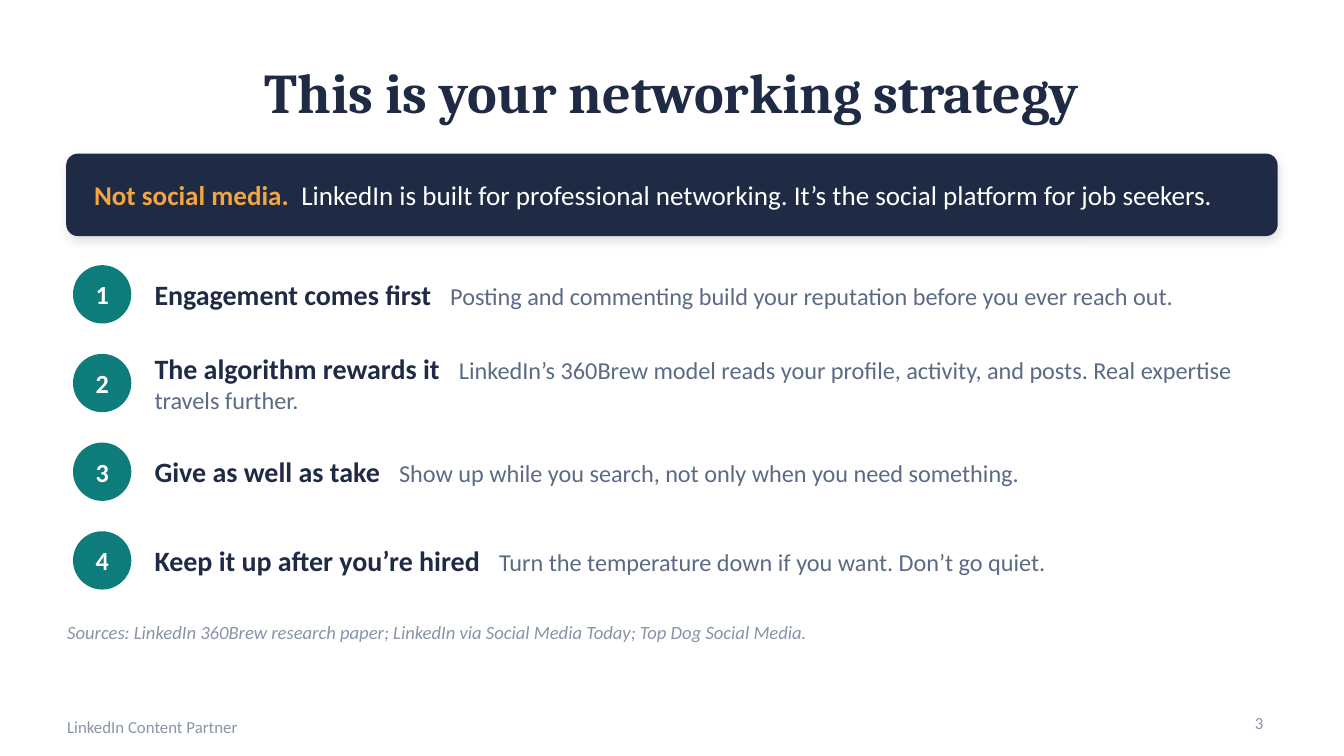
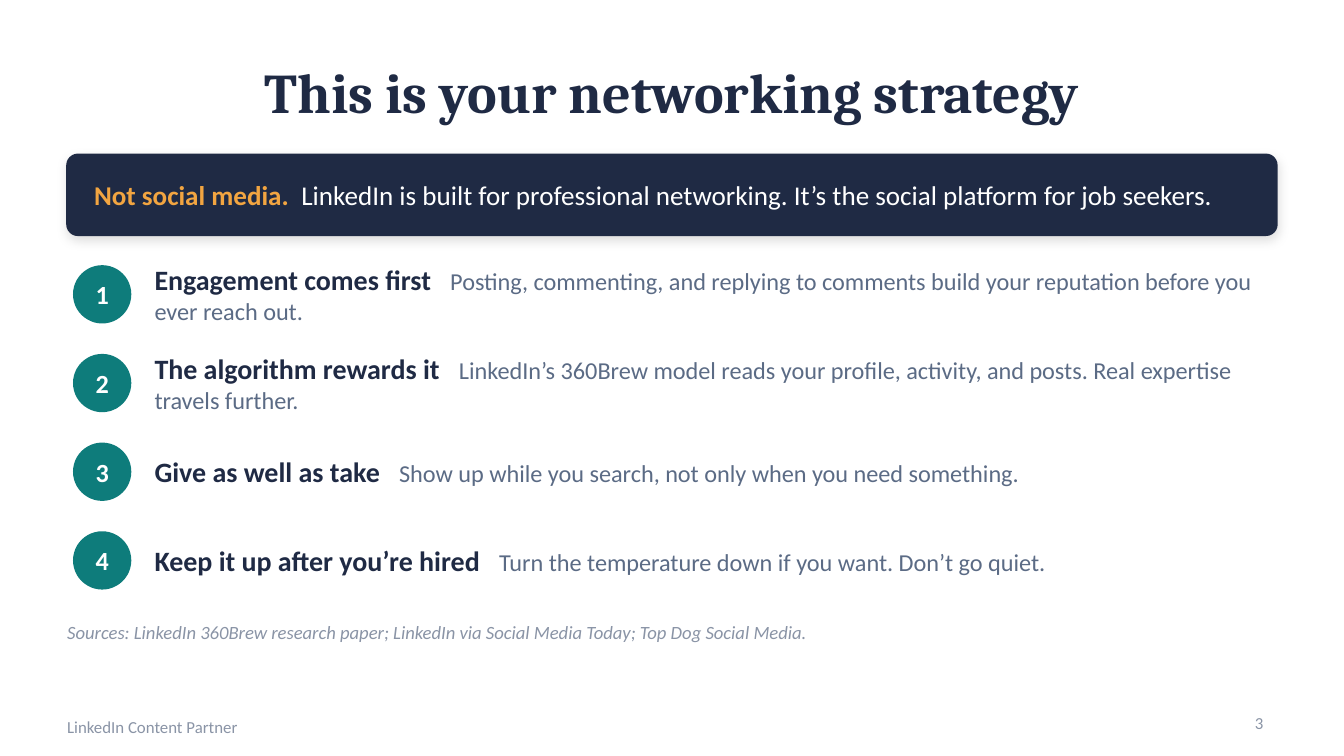
Before and after one commit to crystaljonespmp/LinkedIn-Content-Partner, a slide deck: slide 3 of PowerPoint/LinkedIn-Content-Partner-Setup-Slides.pptx. Drawn at 1344x756 pixels with LibreOffice and Linux fonts; fonts in the diff are those of the drawing. Boxes give left, top, right and bottom in pixels: in the first picture for what was removed or moved away, otherwise in the second. Text is boxed around its words. In the diff, an @@ line names an element or a change of style, - is before the commit and + after.

```diff
--- a/PowerPoint/LinkedIn-Content-Partner-Setup-Slides.pptx
+++ b/PowerPoint/LinkedIn-Content-Partner-Setup-Slides.pptx
@@ text at [155, 270, 1251, 320]: text changed @@
-Engagement comes first Posting and commenting build your reputation before you ever reach out.
+Engagement comes first Posting, commenting, and replying to comments build your reputation before you ever reach out.
```
Also in this commit, not shown: 2 other files.
